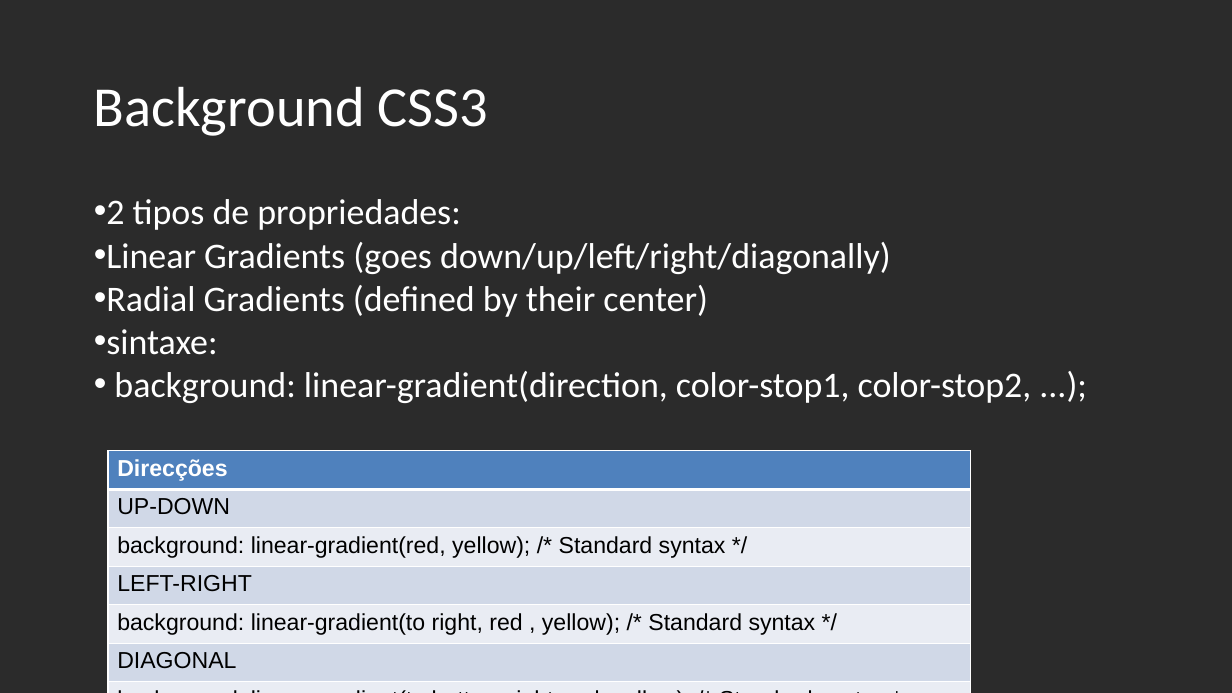
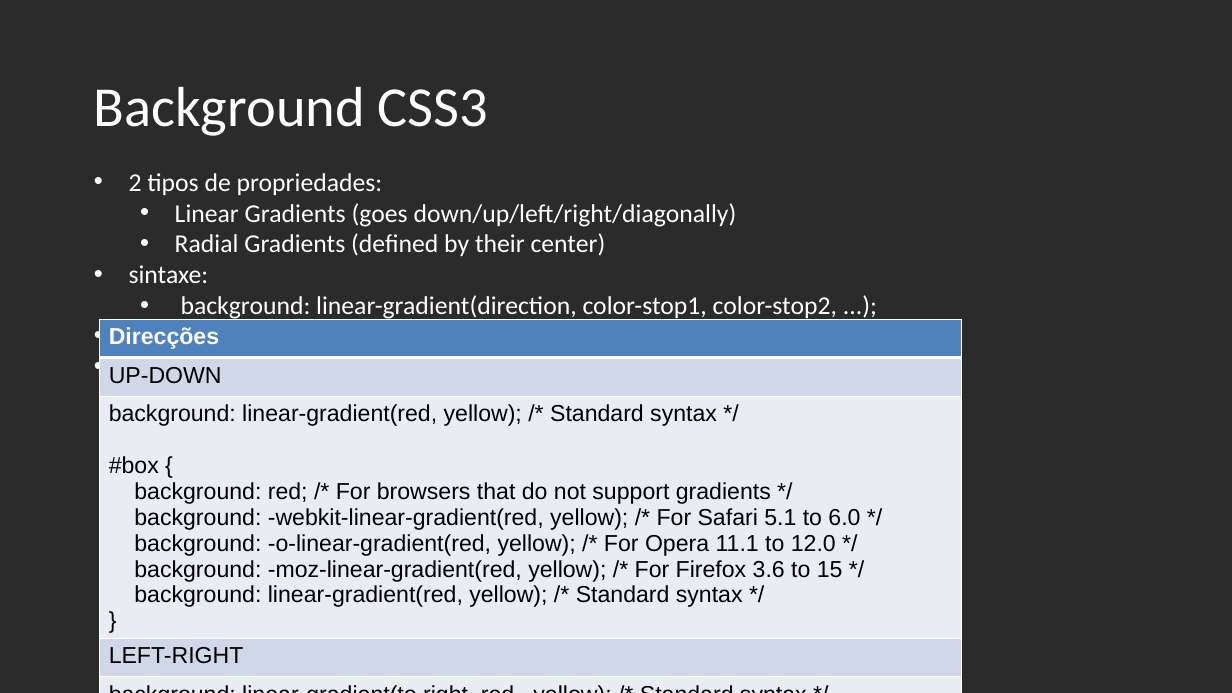
Before and after one commit to geltoncruz/CSS, a slide deck: slide 6 of slides/002.pptx. Drawn at 1232x693 pixels with LibreOffice and Linux fonts; fonts in the diff are those of the drawing; background and template pictures are left out; a plain dark background stands for a picture behind light text. Boxes give left, top, right and bottom in pixels: in the first picture for what was removed or moved away, otherwise in the second. Text is boxed around its words. In the diff, an @@ line names an element or a change of style, - is before the commit and + after.

```diff
--- a/slides/002.pptx
+++ b/slides/002.pptx
@@ text "2 tipos de propriedades:": place and size @@
-text "2 tipos de propriedades:" at <box>106,199,1032,403</box>
+text "2 tipos de propriedades:" at <box>129,173,837,382</box>
@@ text at <box>129,173,837,320</box>: size 28 to 20 pt in "2 tipos de propriedades:", "Linear Gradients (goes down/up/left/right/diagonally)", "Radial Gradients (defined by their center)", "sintaxe:" and 1 more places; indent changed; list level 1 to 2 in "Linear Gradients (goes down/up/left/right/diagonally)"; list level 1 to 2 in "Radial Gradients (defined by their ..."; list level 1 to 2 in "background: linear-gradient(direction, color-stop1, color-st ..." @@
@@ table at <box>100,320,962,668</box> @@
-row 3, column 1: background: linear-gradient(red, yellow); /* Standard syntax */
+row 3, column 1: background: linear-gradient(red, yellow); /* Standard syntax */ / #box { / background: red; /* For browsers that do not support gradients */ / background: -webkit-linear-gradient(red, yellow); /* For Safari 5.1 to 6.0 */ / background: -o-linear-gradient(red, yellow); /* For Opera 11.1 to 12.0 */ / background: -moz-linear-gradient(red, yellow); /* For Firefox 3.6 to 15 */ / background: linear-gradient(red, yellow); /* Standard syntax */ / }
@@ table: place and size @@
-table at <box>108,451,970,693</box>
+table at <box>100,320,962,668</box>
@@ text at <box>129,327,327,382</box>: paragraphs added @@
+• Background-size:
+• Background-origin:
```
Also in this commit, not shown: 1 slide added.
